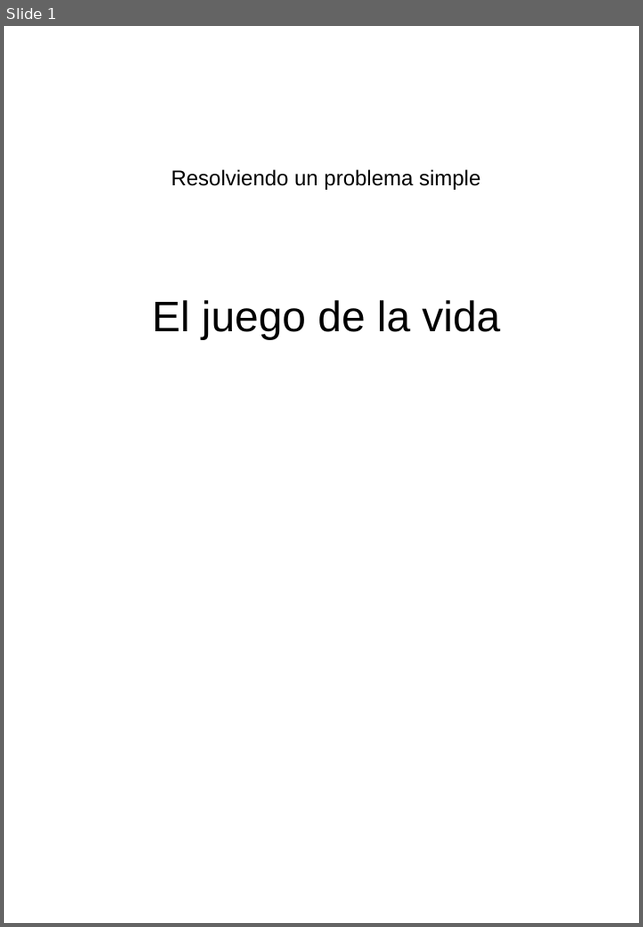
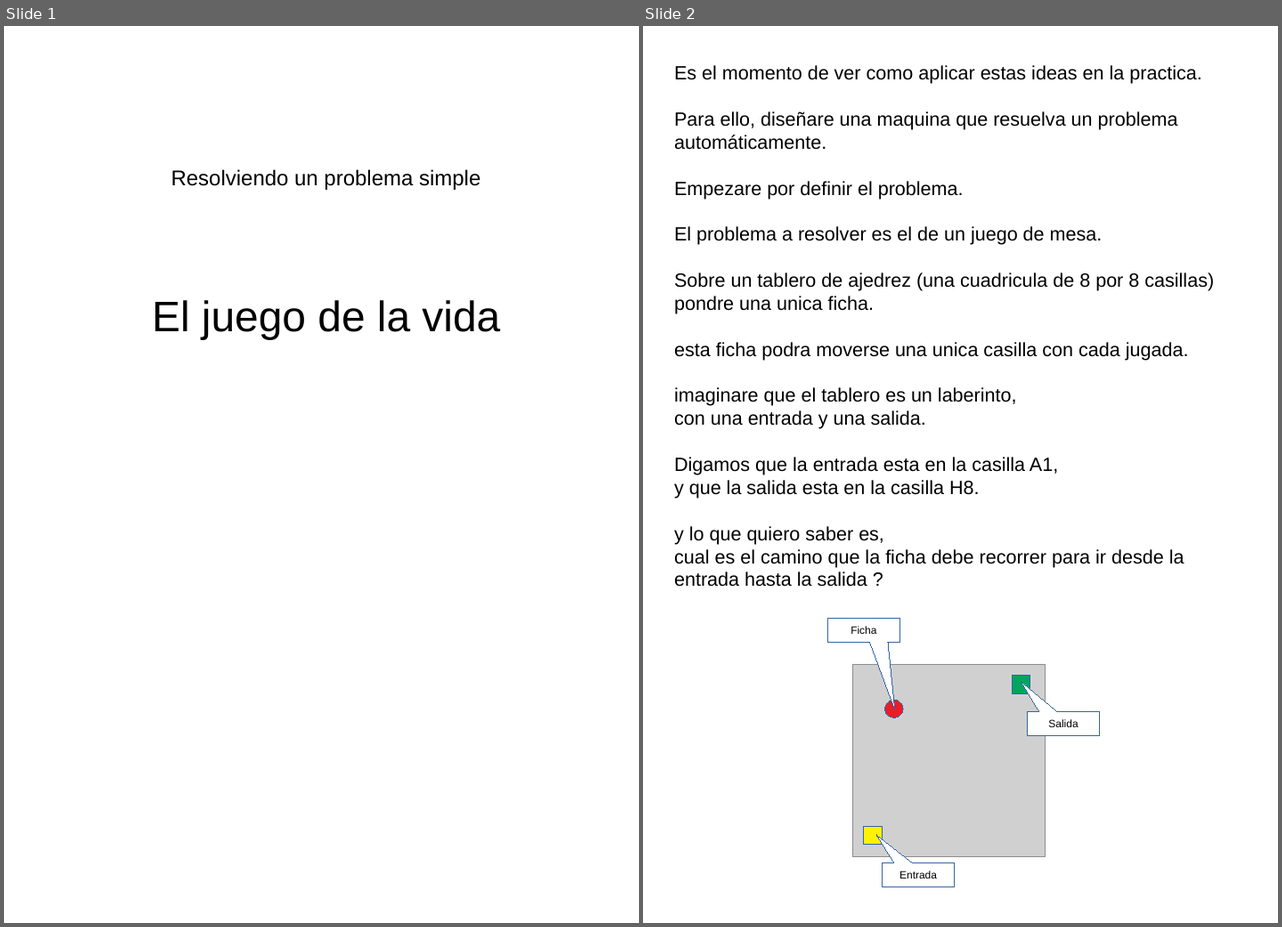
Before and after one commit to fabhrius/La-Cosa, a slide deck: capitulos/Resolver un problema simple/Resolviendo un problema simple.odp. Shown side by side, each under a label of ours: slide 1 before the commit, slides 1 and 2 after it. The pictures are 643x927 and 1282x927 pixels, drawn with LibreOffice and Linux fonts; fonts in the diff are those of the drawing; grey boxes stand for pictures. Boxes give left, top, right and bottom in pixels: in the first picture for what was removed or moved away, otherwise in the second. Text is boxed around its words. In the diff, an @@ line names an element or a change of style, - is before the commit and + after.

Commit message:
Resolver un problema simple

```diff
--- a/capitulos/Resolver un problema simple/Resolviendo un problema simple.odp
+++ b/capitulos/Resolver un problema simple/Resolviendo un problema simple.odp
@@ slide 2 added at [643, 26, 1278, 923], background #FFFFFF @@
@@ text added at [674, 65, 1213, 568], 18 pt, text #000000 @@
+Es el momento de ver como aplicar estas ideas en la practica.
+Para ello, diseñare una maquina que resuelva un problema automáticamente.
+Empezare por definir el problema.
+El problema a resolver es el de un juego de mesa.
+Sobre un tablero de ajedrez (una cuadricula de 8 por 8 casillas)
+pondre una unica ficha.
+esta ficha podra moverse una unica casilla con cada jugada.
+imaginare que el tablero es un laberinto,
+con una entrada y una salida.
+Digamos que la entrada esta en la casilla A1,
+y que la salida esta en la casilla H8.
+y lo que quiero saber es,
+cual es el camino que la ficha debe recorrer para ir desde la entrada hasta la salida ?
@@ speech box added at [827, 619, 899, 642], fill #FFFFFF, outline #3465A4 0 pt, 10 pt, text #000000 @@
+Ficha
@@ picture added at [852, 664, 1045, 857] @@
@@ rectangle added at [1011, 676, 1030, 694], fill #00A65D, outline #3465A4 0 pt @@
@@ ellipse added at [885, 700, 903, 718], fill #ED1C24, outline #3465A4 0 pt @@
@@ speech box added at [1027, 712, 1099, 735], fill #FFFFFF, outline #3465A4 0 pt, 10 pt, text #000000 @@
+Salida
@@ rectangle added at [864, 826, 882, 845], fill #FFF200, outline #3465A4 0 pt @@
@@ speech box added at [882, 863, 954, 887], fill #FFFFFF, outline #3465A4 0 pt, 10 pt, text #000000 @@
+Entrada
```
Also in this commit, not shown: 1 other file.
